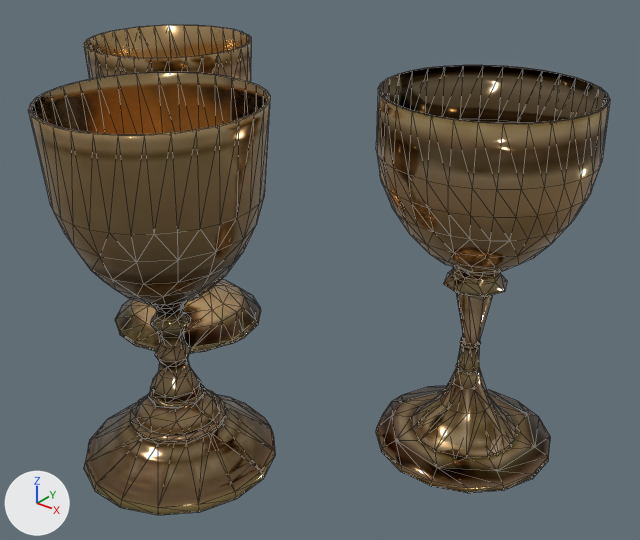
Renders of the glTF model museum/models/lod/archive/design-brass-goblets.glb from each side of a commit.
Before and after are seen from a camera (50 mm lens) standing at (0.426, -0.484, 0.424) and looking at (0.051, -0.015, 0.134). Arrows for +X, +Y and +Z are at lower left; the lights stay in place. The picture after the commit comes second. Mesh edges are drawn as thin lines. Where no turn or scale is listed for an object, it has been applied to the vertices. Vertices at exactly the same position are counted once.

In view in the first picture: 'brass_goblet_01', 'brass_goblet_02', 'brass_goblet_03'.
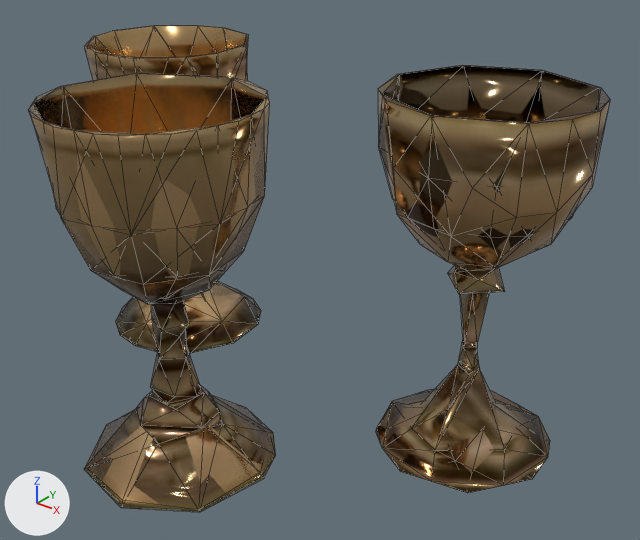
The change in detail:
me_brass_goblet_01 is used by ob_brass_goblet_01; location (-0.0003, -0.1203, 0.1409).
me_brass_goblet_01 had 492 vertices, 980 faces and spanned x -0.075..0.075, y -0.075..0.075, z -0.136..0.136.
me_brass_goblet_01 now has 140 vertices, 276 faces and spans x -0.073..0.075, y -0.075..0.075, z -0.136..0.136.
me_brass_goblet_01 part 1: 352 vertices removed from x -0.075..0.073, y -0.073..0.073, z -0.136..0.136.
me_brass_goblet_02 is used by ob_brass_goblet_02; location (-0.1495, 0.0308, 0.1387).
me_brass_goblet_02 had 516 vertices, 1028 faces and spanned x -0.071..0.071, y -0.071..0.071, z -0.133..0.133.
me_brass_goblet_02 now has 146 vertices, 288 faces and spans x -0.071..0.07, y -0.071..0.071, z -0.133..0.133.
me_brass_goblet_02 part 2: 371 vertices removed from x -0.07..0.071, y -0.07..0.07, z -0.133..0.133; 1 vertex added at x -0.012, y -0.003, z -0.031.
me_brass_goblet_03 is used by ob_brass_goblet_03; location (0.1587, 0.0279, 0.1422).
me_brass_goblet_03 had 523 vertices, 1042 faces and spanned x -0.074..0.074, y -0.074..0.074, z -0.136..0.136.
me_brass_goblet_03 now has 148 vertices, 292 faces and spans x -0.073..0.074, y -0.073..0.073, z -0.136..0.136.
me_brass_goblet_03 part 3: 375 vertices removed from x -0.074..0.072, y -0.074..0.074, z -0.136..0.136.

What differs and where, as boxes [x1, y1, x2, y2] in the pictures (640 x 540 px):
'brass_goblet_01', reshaped
    before: [28, 72, 276, 515]
    after: [28, 73, 276, 512]
part 1 of me_brass_goblet_01, deleted (brown)
    before: [28, 72, 276, 515]
part 2 of me_brass_goblet_02, reshaped (brown)
    before: [84, 25, 261, 353]
part 3 of me_brass_goblet_03, deleted (brown)
    before: [376, 65, 610, 493]
